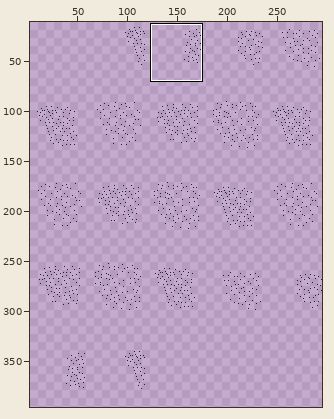
Two states of a sprite sheet, assets/images/locust_swarm.png. Above: a wide view before the commit, with the close-up outlined.
Close-up. Before the edit:
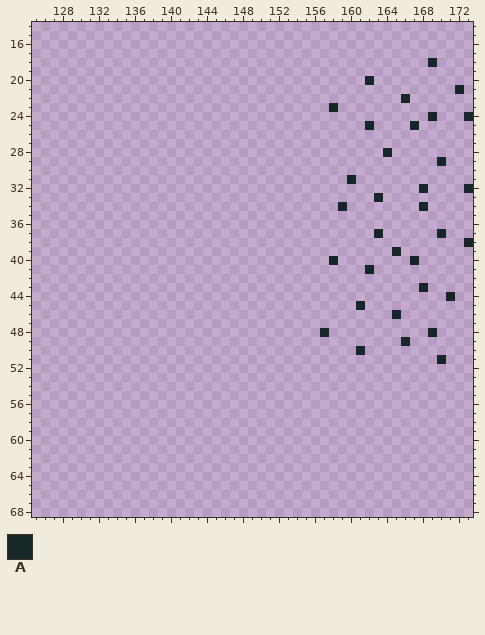
The file is 295x405 pixels. Shown: x 125..173, y 14..68. The wide view leaves out empty margins. The commit also changed other parts of the picture, which this record leaves out.
Palette (. is transparent): A #172629
Pixels before (only the part around the change), first column x 125:
14 .................................................
15 .................................................
16 .................................................
17 .................................................
18 ............................................A....
19 .................................................
20 .....................................A...........
21 ...............................................A.
22 .........................................A.......
23 .................................A...............
24 ............................................A...A
25 .....................................A....A......
26 .................................................
27 .................................................
28 .......................................A.........
29 .............................................A...
30 .................................................
31 ...................................A.............
32 ...........................................A....A
33 ......................................A..........
34 ..................................A........A.....
35 .................................................
36 .................................................
37 ......................................A......A...
38 ................................................A
39 ........................................A........
40 .................................A........A......
41 .....................................A...........
42 .................................................
43 ...........................................A.....
44 ..............................................A..
45 ....................................A............
46 ........................................A........
47 .................................................
48 ................................A...........A....
49 .........................................A.......
50 ....................................A............
51 .............................................A...
52 .................................................
53 .................................................
54 .................................................
55 .................................................
56 .................................................
57 .................................................
58 .................................................
59 .................................................
60 .................................................
61 .................................................
62 .................................................
63 .................................................
64 .................................................
65 .................................................
66 .................................................
67 .................................................
68 .................................................
The result:
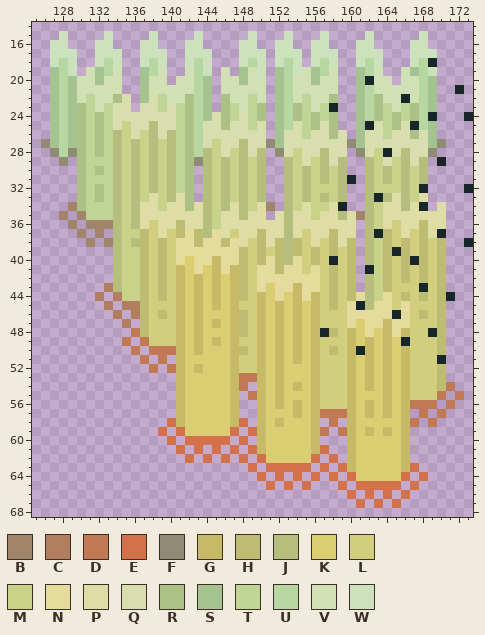
Colours new in this view: B #a0856a  C #b17e5f  D #c17855  E #d2714a  F #908b74  G #c6ba66  H #bdbc71  J #b5be7c  K #dacd72  L #d1cf7e  M #c8d289  N #e4db9d  P #dedda5  Q #d8dead  R #adc187  S #a4c391  T #bfd495  U #b6d7a1  V #d1e0b5  W #cbe2bd
Edits made:
y 15: x 128 . -> W; x 133 . -> W; x 138 . -> W; x 143 . -> W; x 149 . -> W; x 153 . -> W; x 157 . -> W; x 162 . -> W; x 168 . -> W
y 16: x 127..128 .. -> WW; x 132..133 .. -> WW; x 137..138 .. -> WW; x 142..143 .. -> WW; x 148..149 .. -> WW; x 152..153 .. -> WW; x 156..157 .. -> WW; x 161..162 .. -> WW; x 167..168 .. -> WW
y 17: x 127..129 ... -> WWW; x 132..134 ... -> WWW; x 137..139 ... -> WWW; x 142..144 ... -> WWW; x 148..150 ... -> WWW; x 152..154 ... -> WWW; x 156..158 ... -> WWW; x 161..163 ... -> WWW; x 167..169 ... -> WWW
y 18: x 127..129 ... -> WUW; x 132..134 ... -> WUW; x 137..139 ... -> WUW; x 142..144 ... -> WUW; x 148..150 ... -> WUW; x 152..154 ... -> WUW; x 156..158 ... -> WUW; x 161..163 ... -> WUW; x 167..168 .. -> WU
y 19: x 127..129 ... -> SUW; x 131..134 .... -> VSUV; x 137..139 ... -> SUV; x 142..144 ... -> VUW; x 146 . -> V; x 148..150 ... -> SVW; x 152..158 ....... -> SUWVSUV; x 161..163 ... -> SUV; x 166..169 .... -> VSUW
y 20: x 127..134 ........ -> SUSVVSVV; x 137..139 ... -> SVV; x 141..144 .... -> VVUS; x 146..150 ..... -> VVSVV; x 152..158 ....... -> SUVVSVV; x 161 . -> S; x 163..164 .. -> VV; x 166..169 .... -> VVUS
y 21: x 127..134 ........ -> SUSVVVVV; x 137..144 ........ -> SVVVVVUS; x 146..150 ..... -> VVVVV; x 152..158 ....... -> SUVVVVV; x 161..169 ......... -> SUVVVVVUS
y 22: x 127..135 ......... -> SUSVTVVRQ; x 137..144 ........ -> SQTVVRUS; x 146..150 ..... -> RVVTV; x 152..158 ....... -> SUVTVVR; x 161..165 ..... -> SURVV; x 167..169 ... -> VUS
y 23: x 127..135 ......... -> SUSRTVTQQ; x 137..144 ........ -> QQTQTRUS; x 146..150 ..... -> RTVTR; x 152..157 ...... -> SURTVT; x 161..169 ......... -> SURTVTRUS
y 24: x 127..150 ........................ -> SUSRTRTQQQQQQQTRUSQRTQTR; x 152..158 ....... -> SURTRTR; x 161..168 ........ -> SURTRTRU
y 25: x 127..150 ........................ -> SUSRTRTQMQQJQQTRUQQRQQTQ; x 152..158 ....... -> SUQTRQR; x 161 . -> S; x 163..166 .... -> QTRQ; x 168..169 .. -> US
y 26: x 127..150 ........................ -> SUSRTRTJMQMJQJTRUQQQQQQQ; x 152..159 ........ -> SQQTQQRQ; x 161..169 ......... -> SQQTQQRQS
y 27: x 126..170 ............................................. -> FSUSRTRTJMJMJMJTRUQMQQJQQFSQQQQQQQFSQQQQQQQSF
y 28: x 127..150 ........................ -> FUFRTRTJMJMJMJTRUJMQMJQJ; x 152..159 ........ -> FQMQQJQQ; x 161..163 ... -> FQM; x 165..169 ..... -> QJQQF
y 29: x 128 . -> F; x 130..150 ..................... -> RTTTJMJMJMJTRFJMJMJMJ; x 153..159 ....... -> JMQMJQJ; x 162..168 ....... -> JMQMJQJ
y 30: x 130..142 ............. -> RTRTJMJMJMJTR; x 144..150 ....... -> JMJMJMJ; x 153..159 ....... -> JMJMJMJ; x 162..168 ....... -> JMJMJMJ
y 31: x 130..142 ............. -> RTTTJMJMJMJTR; x 144..150 ....... -> JMJMJMJ; x 153..159 ....... -> JMJMJMJ; x 162..168 ....... -> JMJMJMJ
y 32: x 130..142 ............. -> RTRTJMJMJMJTR; x 144..150 ....... -> JMJMJMJ; x 153..159 ....... -> JMJMMMJ; x 162..167 ...... -> JMMMJM
y 33: x 130..142 ............. -> RTRTJMJMPMJPR; x 144..150 ....... -> JMJMJMJ; x 153..159 ....... -> JMJMJMJ; x 162 . -> J; x 164..168 ..... -> JPJMP
y 34: x 129..151 ....................... -> BRTTTJMJPPMPPRPJMJPJMPB; x 153..158 ...... -> JMPMMP; x 162..167 ...... -> JMPPJP; x 170 . -> P
y 35: x 128 . -> B; x 130..150 ..................... -> BTTTJMJPPPPPPPJMPPJPP; x 152..170 ................... -> PJPPMPPJPBJMPPPPPPP
y 36: x 129 . -> B; x 131..160 .............................. -> BBBJMJPLPPHPPJMPPPPPPPJPPPPPPP; x 162..170 ......... -> JMPLPPHPP
y 37: x 130 . -> B; x 132 . -> B; x 134..160 ........................... -> JMMHLPLHNHJNPLPPHPPJPLPPHPP; x 162 . -> J; x 164..169 ...... -> HLPLHP
y 38: x 131 . -> B; x 133..160 ............................ -> BJMJHLHLNNHNNHNPLHPHJHLPLHPH; x 162..170 ......... -> JMHLHLHLH
y 39: x 134..160 ........................... -> JMMHLHLNNNNNNNHLHLHJHLHLHLH; x 162..164 ... -> JMH; x 166..170 ..... -> HLHLH
y 40: x 134..157 ........................ -> JMMHLHLNKNNGNNHLHNHJNLHL; x 159..160 .. -> LH; x 162..166 ..... -> JMHLH; x 168..170 ... -> HLH
y 41: x 134..160 ........................... -> JMMHLHLGKNKGNGHLNNHNNLNLHLH; x 163..170 ........ -> MHLHLHLH
y 42: x 134..160 ........................... -> JMMHLHLGKGKGKGHLNNNNNNNLHLH; x 162..170 ......... -> JMHLHLHLH
y 43: x 133..160 ............................ -> CJMMHLHLGKGKGKGHLNKNNGNNLHLH; x 162..167 ...... -> JMHLLL; x 169..170 .. -> LH
y 44: x 132 . -> C; x 134..170 ..................................... -> CMMHLHLGKGKGKGHLGKNKGNGLHLHNJMNLHLHLH
y 45: x 133 . -> C; x 135..160 .......................... -> CCHLLLGKGKGKGLLGKGKGKGLHLN; x 162..170 ......... -> JNNLNLLLH
y 46: x 134 . -> C; x 136..164 ............................. -> CHLHLGKGKKKGHLGKGKGKGLLLNNNNN; x 166..170 ..... -> NLHLH
y 47: x 135 . -> C; x 137..170 .................................. -> HLLLGKGKGKGHLGKGKGKGLLLNKNNGNNLLLH
y 48: x 136..156 ..................... -> DHLLLGKGKKKGHLGKGKGKG; x 158..168 ........... -> HLGKNKGNGLL; x 170 . -> H
y 49: x 135 . -> D; x 137..165 ............................. -> DLLLGKGKGKGLLGKGKGKGLLLGKGKGK; x 167..170 .... -> LLLH
y 50: x 136 . -> D; x 138..160 ....................... -> DDDGKGKKKGHLGKGKGKGLHLG; x 162..170 ......... -> GKGKGLLLH
y 51: x 137 . -> D; x 139 . -> D; x 141..169 ............................. -> GKKKKKGLLGKGKGKGLLLGKGKGKGLLL
y 52: x 138 . -> D; x 140..170 ............................... -> DGKGKKKGLLGKGKKKGLLLGKGKGKGLLLH
y 53: x 141..170 .............................. -> GKKKKKGDDGKGKKKGLLLGKGKGKGLLLH
y 54: x 141..148 ........ -> GKKKKKGD; x 150..171 ...................... -> GKGKGKGLLLGKGKGKGLLLHD
y 55: x 141..147 ....... -> GKKKKKG; x 149..170 ...................... -> DGKGKKKGLLLGKKKGKGLLLD; x 172 . -> D
y 56: x 141..147 ....... -> GKKKKKG; x 150..169 .................... -> GKGKGKGLLLGKGKGKGDDD; x 171 . -> D
y 57: x 141..147 ....... -> GKKKKKG; x 150..166 ................. -> GKKKGKGDDDGKGKGKG; x 168 . -> D; x 170 . -> D
y 58: x 140..148 ......... -> EGKKKKKGE; x 150..156 ....... -> GKGKKKG; x 158 . -> D; x 160..167 ........ -> GKKKKKGD; x 169 . -> D
y 59: x 139 . -> E; x 141..147 ....... -> EKKKKKE; x 149..157 ......... -> EGKKKKKGD; x 159..166 ........ -> DGKGKGKG
y 60: x 140 . -> E; x 142..146 ..... -> EEEEE; x 148 . -> E; x 150..156 ....... -> GKKKKKG; x 160..166 ....... -> GKKKKKG
y 61: x 141 . -> E; x 143 . -> E; x 145 . -> E; x 147 . -> E; x 149..157 ......... -> EGKKKKKGE; x 160..166 ....... -> GKKKKKG
y 62: x 142 . -> E; x 144 . -> E; x 146 . -> E; x 148 . -> E; x 150..156 ....... -> EKKKKKE; x 158 . -> E; x 160..166 ....... -> GKKKKKG
y 63: x 149 . -> E; x 151..155 ..... -> EEEEE; x 157 . -> E; x 159..167 ......... -> EGKKKKKGE
y 64: x 150 . -> E; x 152 . -> E; x 154 . -> E; x 156 . -> E; x 158 . -> E; x 160..166 ....... -> EKKKKKE; x 168 . -> E
y 65: x 151 . -> E; x 153 . -> E; x 155 . -> E; x 159 . -> E; x 161..165 ..... -> EEEEE; x 167 . -> E
y 66: x 160 . -> E; x 162 . -> E; x 164 . -> E; x 166 . -> E
y 67: x 161 . -> E; x 163 . -> E; x 165 . -> E
Pixel boxes of the changes (left, top, right, bottom) in both close-ups:
added: (41, 31, 464, 508)
